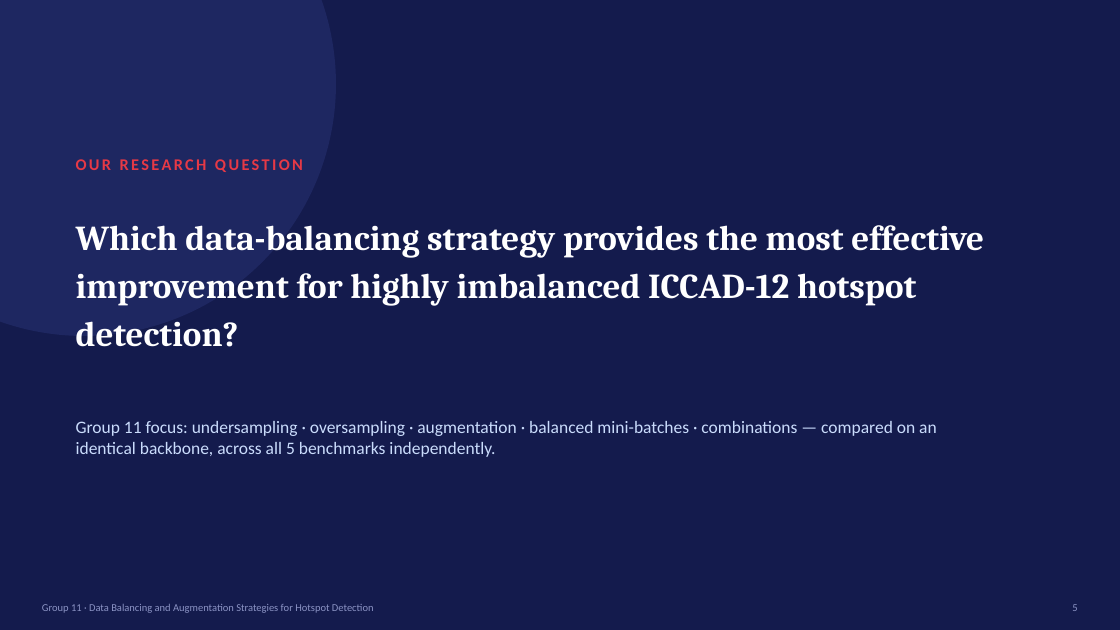
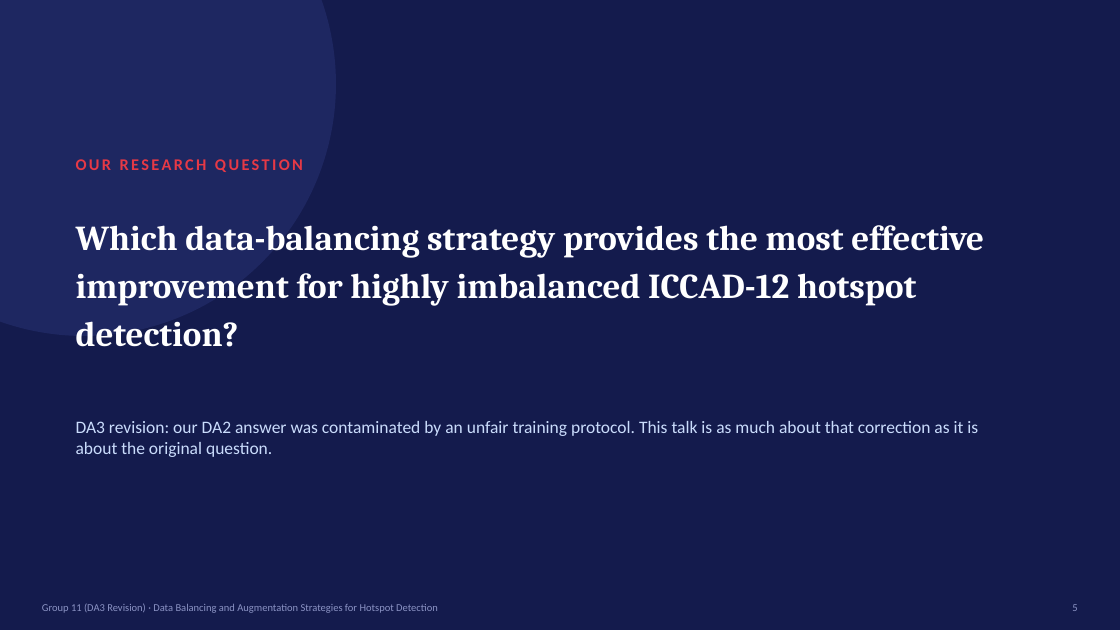
Before and after one commit to Nukebyt/Data-Balancing-For-Hotspot-Detection, a slide deck: slide 5 of report/slides.pptx. Drawn at 1120x630 pixels with LibreOffice and Linux fonts; fonts in the diff are those of the drawing. Boxes give left, top, right and bottom in pixels: in the first picture for what was removed or moved away, otherwise in the second. Text is boxed around its words. In the diff, an @@ line names an element or a change of style, - is before the commit and + after.

Commit message:
DA3 revision: fair training protocol overturns DA2 conclusions
Addresses all Group 11 feedback plus common-to-all-groups feedback:

- Validation split (15%, fixed seed) carved from training data only;
  checkpoint selection on validation, test touched exactly once.
- Equalised gradient-update steps per benchmark (not epochs), removing
  the confound where RUS's smaller resampled set meant far fewer
  actual updates than ROS/ROS+Aug under the old fixed-epoch protocol.
- Main grid now runs 3 seeds (42/123/2024) with paired significance
  testing (t-test + Wilcoxon); ratio ablation re-run under the same
  corrected protocol.
- PR-AUC added as a threshold-free companion metric to every run.
- Two new combined-strategy variants (combo_mild, combo_batch_aug).
- Physical justification for flip/rotation augmentation (Manhattan
  geometry closure + local lithography-diffraction-physics argument).
- Mechanistic learning-curve analysis explaining why RUS appeared to
  fail in DA2 (training-protocol artifact) and what its real,
  narrower weakness actually is (PR-AUC/calibration, not detection).
- Literature review expanded from 9 to 40 web-verified references, all
  cited in text; new section comparing against published ICCAD-12
  results.
- Headline finding: under the corrected protocol, no strategy's
  balanced accuracy is statistically distinguishable from any other's;
  PR-AUC recovers real, significant differences instead.

Deliverables: revised report.tex/PDF (12pp, IEEE double-column),
G11_DA3_SingleColumn.docx and G11_DA3_DoubleColumn.docx (built via a
pandoc-based pipeline, report/build_docx.py), updated 17-slide deck,
full experiment results/figures, and DA2 results archived for
before/after comparison. Report prose also passed through a dash/
AI-tell cleanup pass.

```diff
--- a/report/slides.pptx
+++ b/report/slides.pptx
@@ text at (x1=76, y1=421, x2=978, y2=457): text changed @@
-Group 11 focus: undersampling · oversampling · augmentation · balanced mini-batches · combinations — compared on an identical backbone, across all 5 benchmarks independently.
+DA3 revision: our DA2 answer was contaminated by an unfair training protocol. This talk is as much about that correction as it is about the original question.
@@ text at (x1=42, y1=603, x2=438, y2=613): text changed @@
-Group 11 · Data Balancing and Augmentation Strategies for Hotspot Detection
+Group 11 (DA3 Revision) · Data Balancing and Augmentation Strategies for Hotspot Detection
```
Also in this commit, not shown: 10 other slides changed, 6 slides added, 4 slides removed, 43 other files.
